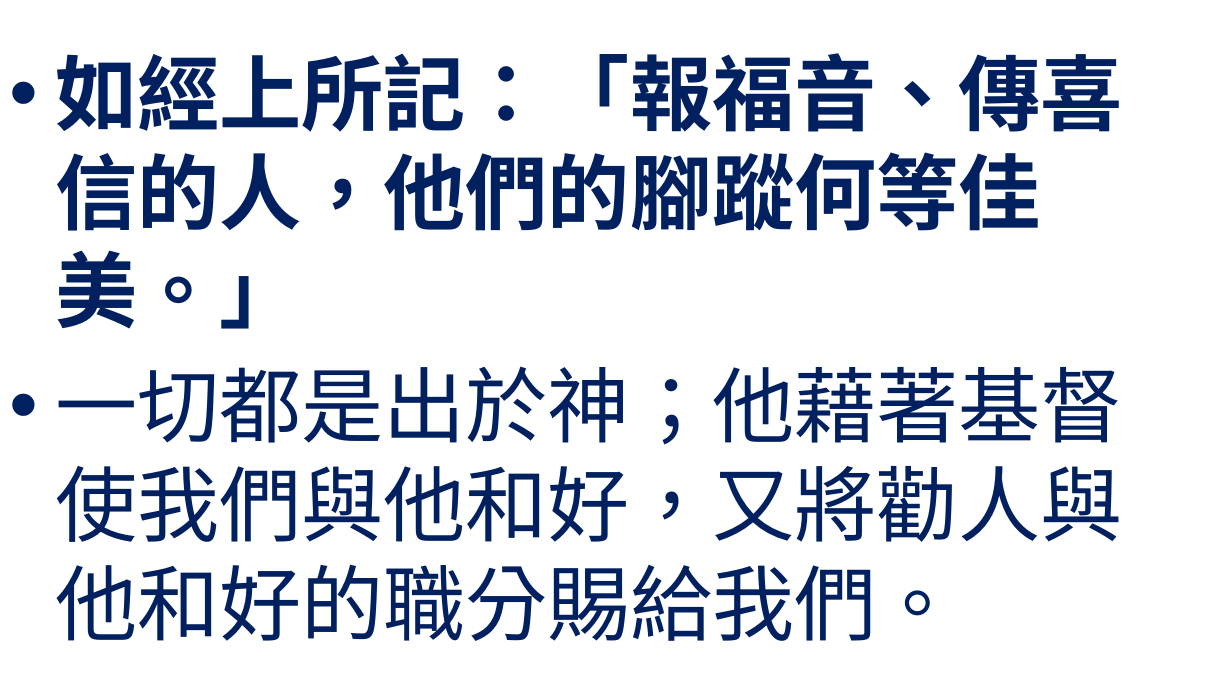
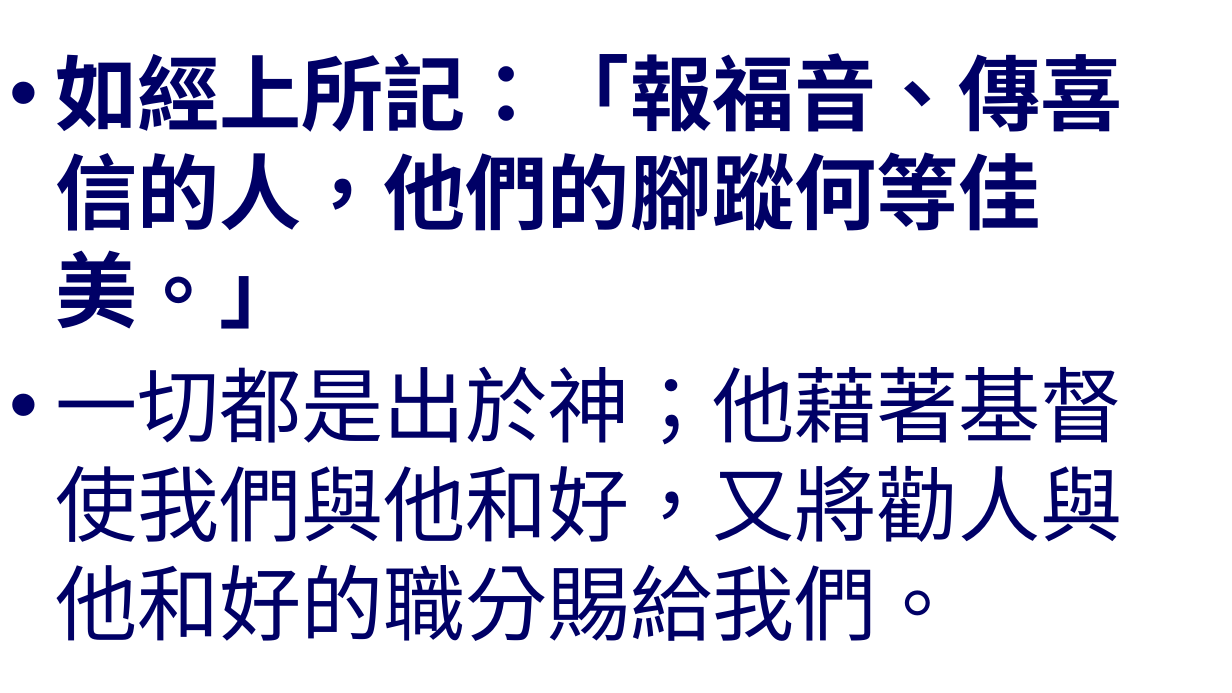
Before and after one commit to batisuoc/worship-resources, a slide deck: slide 5 of 41傳揚福音.pptx. Drawn at 1232x693 pixels with LibreOffice and Linux fonts; fonts in the diff are those of the drawing; background and template pictures are left out. Boxes give left, top, right and bottom in pixels: in the first picture for what was removed or moved away, otherwise in the second. Text is boxed around its words. In the diff, an @@ line names an element or a change of style, - is before the commit and + after.

```diff
--- a/41傳揚福音.pptx
+++ b/41傳揚福音.pptx
@@ text "如經上所記：「報福音、傳喜信的人，他們的腳蹤何等佳美。」" at [55, 53, 1122, 641]: text colour #002060 to #000066 @@
```
Also in this commit, not shown: 7 other slides changed, 1 other file.
